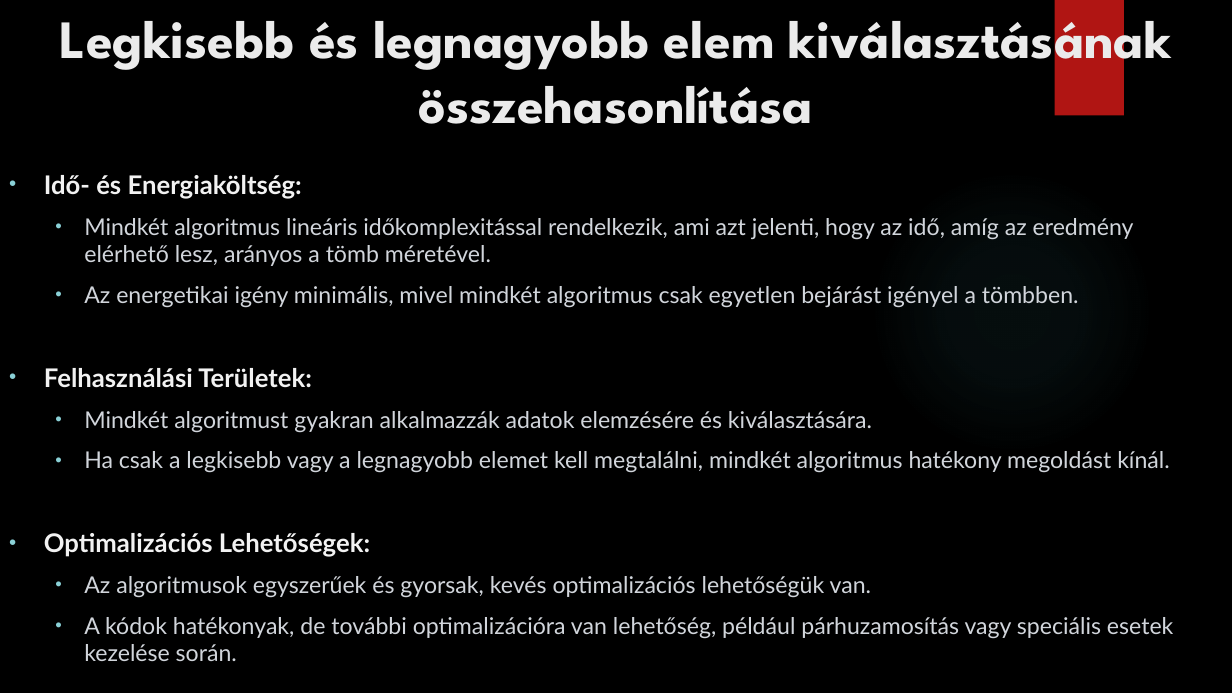
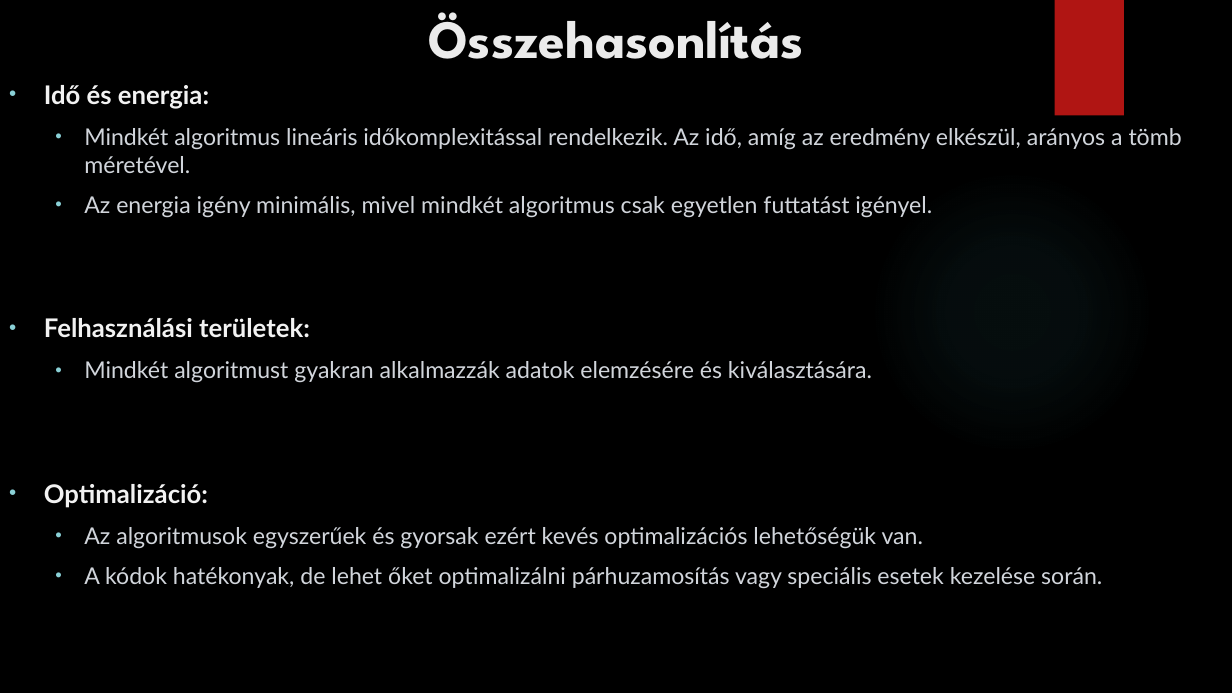
Before and after one commit to kizsi2019/KA_11D, a slide deck: slide 8 of Dunai Krisztián János/Algoritmus.pptx. Drawn at 1232x693 pixels with LibreOffice and Linux fonts; fonts in the diff are those of the drawing; background and template pictures are left out. Boxes give left, top, right and bottom in pixels: in the first picture for what was removed or moved away, otherwise in the second. Text is boxed around its words. In the diff, an @@ line names an element or a change of style, - is before the commit and + after.

Commit message:
ppt

```diff
--- a/Dunai Krisztián János/Algoritmus.pptx
+++ b/Dunai Krisztián János/Algoritmus.pptx
@@ title at (428, 12, 804, 59): text changed @@
-Legkisebb és legnagyobb elem kiválasztásának összehasonlítása
+Összehasonlítás
@@ text "Idő és energia:": place and size @@
-text "Idő és energia:" at (44, 175, 1173, 661)
+text "Idő és energia:" at (44, 85, 1182, 589)
@@ text at (44, 85, 1182, 338): text changed @@
-• Idő- és Energiaköltség:
-  • Mindkét algoritmus lineáris időkomplexitással rendelkezik, ami azt jelenti, hogy az idő, amíg az eredmény elérhető lesz, arányos a tömb méretével.
-  • Az energetikai igény minimális, mivel mindkét algoritmus csak egyetlen bejárást igényel a tömbben.
-• Felhasználási Területek:
+• Idő és energia:
+  • Mindkét algoritmus lineáris időkomplexitással rendelkezik. Az idő, amíg az eredmény elkészül, arányos a tömb méretével.
+  • Az energia igény minimális, mivel mindkét algoritmus csak egyetlen futtatást igényel.
+• Felhasználási területek:
@@ text at (44, 484, 1102, 589): text changed @@
-  • Ha csak a legkisebb vagy a legnagyobb elemet kell megtalálni, mindkét algoritmus hatékony megoldást kínál.
-• Optimalizációs Lehetőségek:
-  • Az algoritmusok egyszerűek és gyorsak, kevés optimalizációs lehetőségük van.
-  • A kódok hatékonyak, de további optimalizációra van lehetőség, például párhuzamosítás vagy speciális esetek kezelése során.
+• Optimalizáció:
+  • Az algoritmusok egyszerűek és gyorsak ezért kevés optimalizációs lehetőségük van.
+  • A kódok hatékonyak, de lehet őket optimalizálni párhuzamosítás vagy speciális esetek kezelése során.
```
Also in this commit, not shown: 7 other slides changed.
